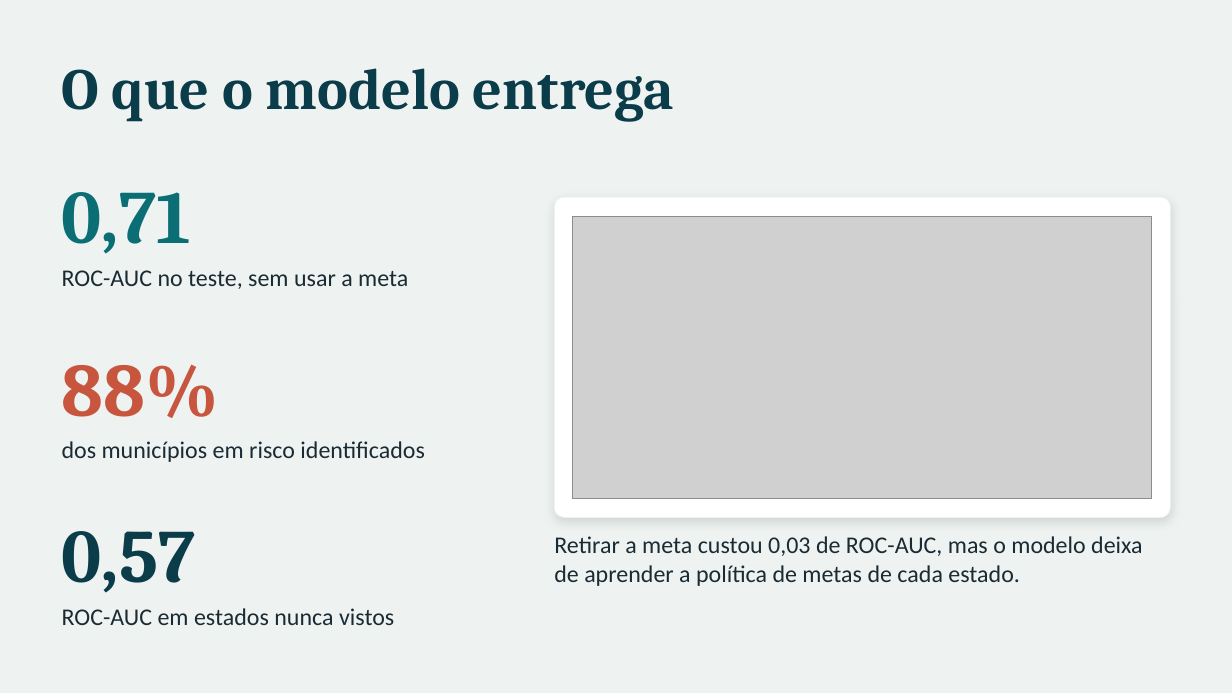
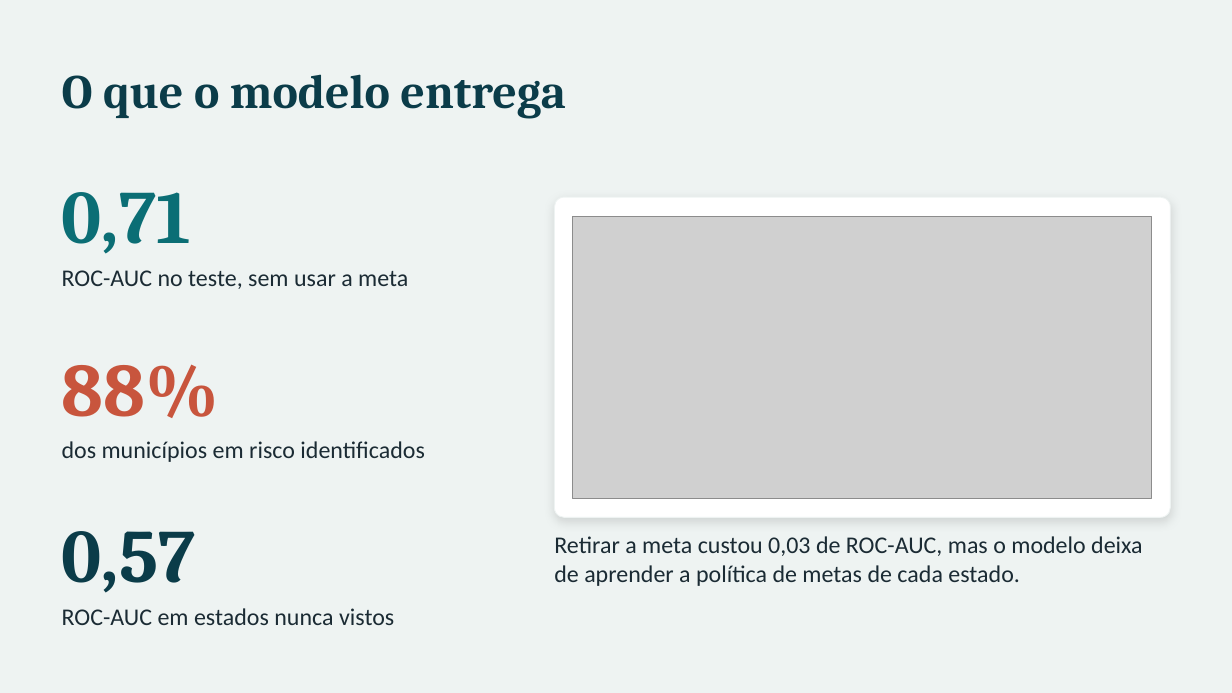
Before and after one commit to arthuralexandre10aa-sys/tech-challenge-fase3, a slide deck: slide 4 of docs/tech_challenge_fase3_video_executivo.pptx. Drawn at 1232x693 pixels with LibreOffice and Linux fonts; fonts in the diff are those of the drawing; grey boxes stand for pictures. Boxes give left, top, right and bottom in pixels: in the first picture for what was removed or moved away, otherwise in the second. Text is boxed around its words. In the diff, an @@ line names an element or a change of style, - is before the commit and + after.

```diff
--- a/docs/tech_challenge_fase3_video_executivo.pptx
+++ b/docs/tech_challenge_fase3_video_executivo.pptx
@@ title "O que o modelo entrega" at <box>62,74,565,118</box>: size 34 to 28 pt @@
```
Also in this commit, not shown: 5 other slides changed, 3 slides added, 1 other file.
